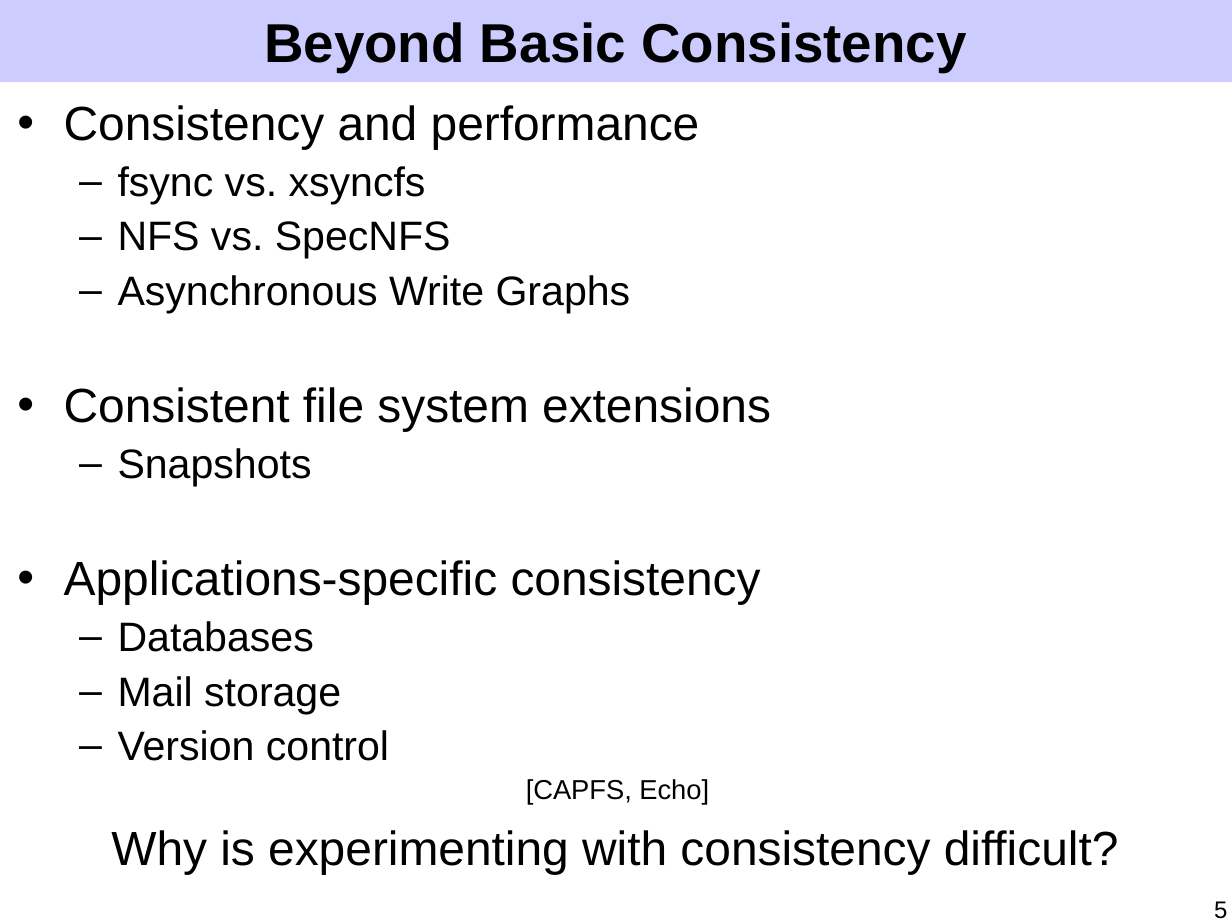
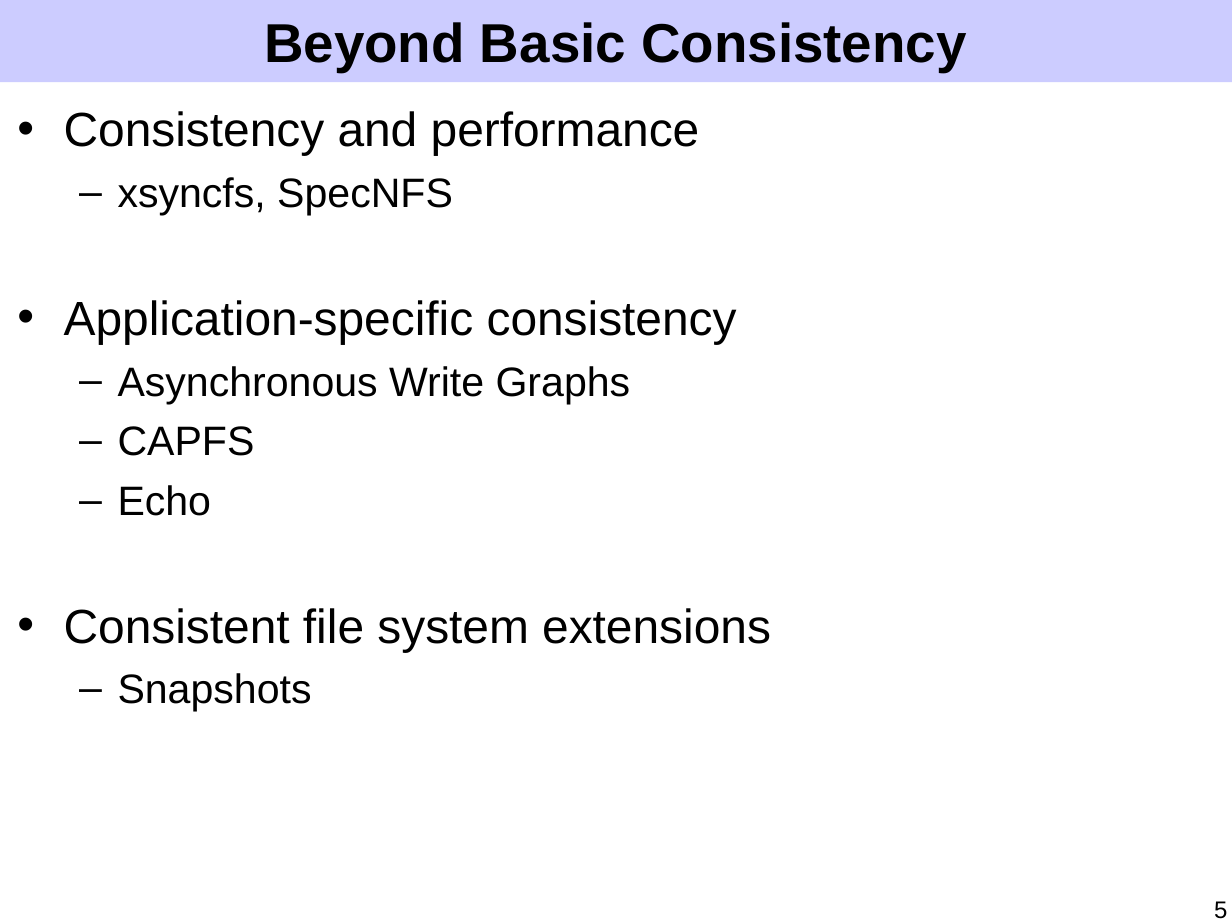
Before and after one commit to ucla-readable/fstitch-doc, a slide deck: slide 5 of sosp/pres.ppt. Drawn at 1232x924 pixels with LibreOffice and Linux fonts; fonts in the diff are those of the drawing. Boxes give left, top, right and bottom in pixels: in the first picture for what was removed or moved away, otherwise in the second. Text is boxed around its words. In the diff, an @@ line names an element or a change of style, - is before the commit and + after.

```diff
--- a/sosp/pres.ppt
+++ b/sosp/pres.ppt
@@ text at (64, 111, 771, 712): line spacing 0.9 to 1 @@
@@ text at (64, 177, 737, 344): text changed; size 24 to 28 pt @@
-  – fsync vs. xsyncfs
-  – NFS vs. SpecNFS
+  – xsyncfs, SpecNFS
+• Application-specific consistency
@@ text at (118, 426, 255, 516): paragraphs added @@
+  – CAPFS
+  – Echo
@@ text at (64, 560, 761, 761): paragraphs removed @@
-• Applications-specific consistency
-  – Databases
-  – Mail storage
-  – Version control
@@ text removed at (526, 779, 709, 805) @@
-[CAPFS, Echo]
@@ text removed at (111, 830, 1119, 874) @@
-Why is experimenting with consistency difficult?
```
Also in this commit, not shown: 12 other slides changed, 4 slides added, 3 slides removed.
